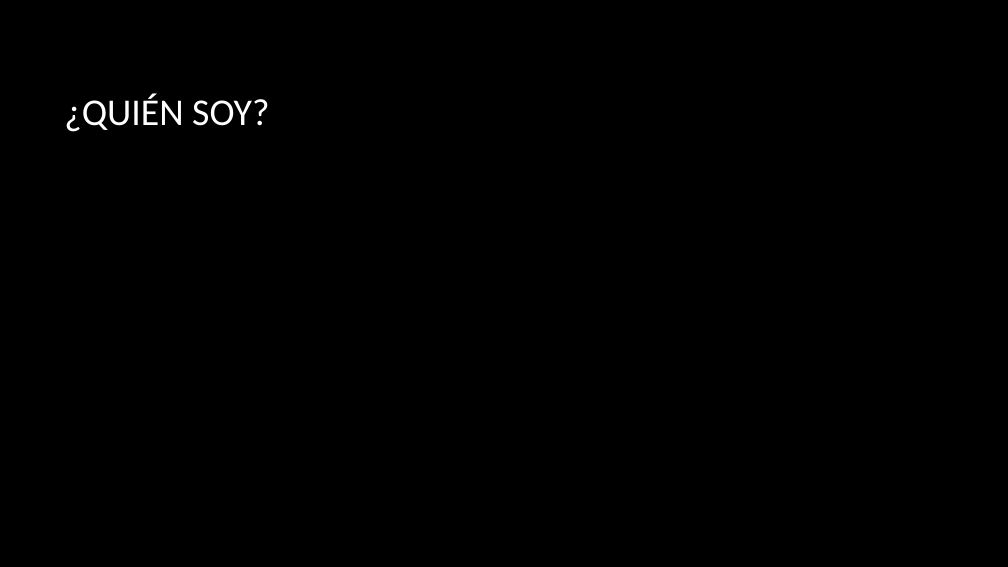
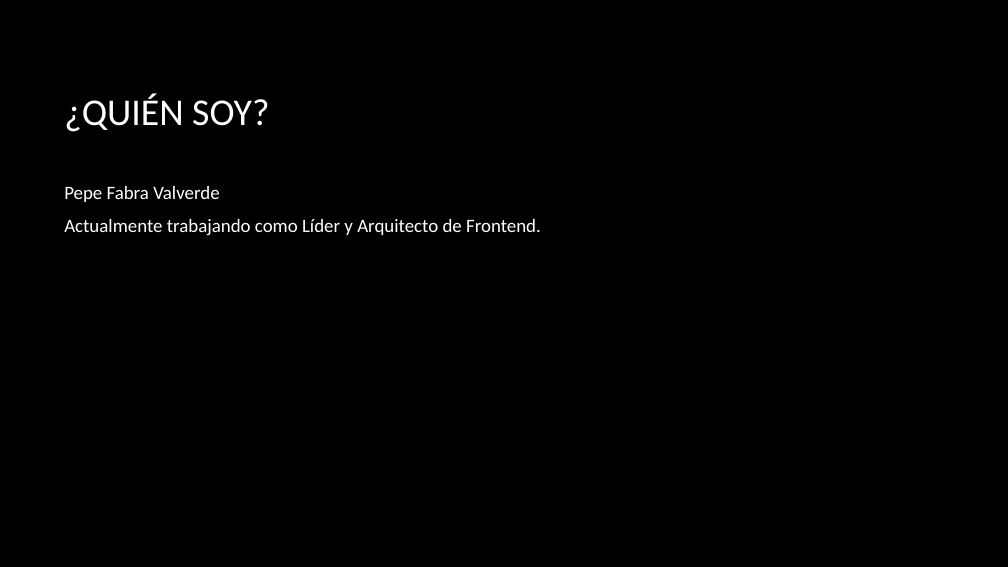
Before and after one commit to jofaval/talks-about, a slide deck: slide 2 of uv/web-scraping-y-las-bases-de-datos-ofuscadas/web-scraping-core.pptx. Drawn at 1008x567 pixels with LibreOffice and Linux fonts; fonts in the diff are those of the drawing; background and template pictures are left out. Boxes give left, top, right and bottom in pixels: in the first picture for what was removed or moved away, otherwise in the second. Text is boxed around its words. In the diff, an @@ line names an element or a change of style, - is before the commit and + after.

```diff
--- a/uv/web-scraping-y-las-bases-de-datos-ofuscadas/web-scraping-core.pptx
+++ b/uv/web-scraping-y-las-bases-de-datos-ofuscadas/web-scraping-core.pptx
@@ text added at [64, 186, 541, 236], 18 pt, text #FFFFFF @@
+Pepe Fabra Valverde
+Actualmente trabajando como Líder y Arquitecto de Frontend.
```
Also in this commit, not shown: 8 other slides changed, 1 slide added, 1 other file.
